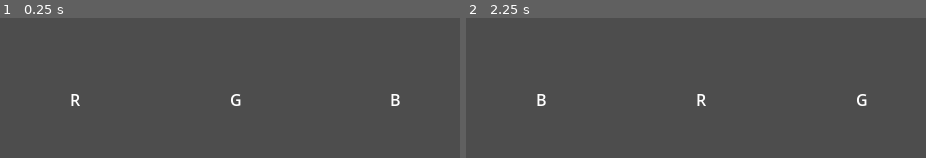
Above: before the commit, frames 1-2 (left to right).
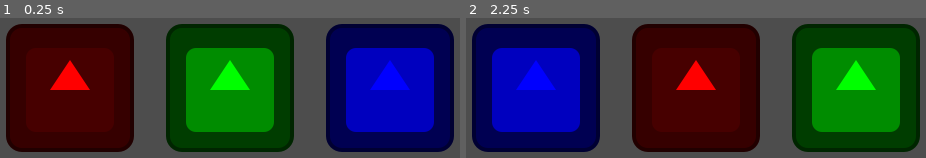
Above: after the commit, the same moments.

Repository: akartikus/rgb-2b
Game: Godot game, scene res://scene/ribbon.tscn
The game is run twice, just before and just after one commit, with the same random seed, the same clock (stepped at 60 frames per second) and the same inputs. The project has no main scene, so this scene is started directly. The engine's default icon, where the game draws it, is replaced by a stand-in: a white triangle on a blue panel in a dark square.
Inputs:
- Up to frame 1 (0.25 s): no input
- Up to frame 2 (2.25 s): tap Enter at 0.5, 2 s; hold Right (ui_right) 0.53-1.28 s; tap Space at 1.25 s; hold Left (ui_left) 1.28-2.03 s; hold Right (ui_right) from 2.03 s (still down)

The runs differ from the first frame. In frame 1, 75% of the frame differs, in the area x 1-99%, y 4-96%; in frame 2, 75%.

Commit message:
Color dots on ribbon

Diff:
--- a/project.godot
+++ b/project.godot
@@ -7,6 +7,16 @@
 ;   param=value ; assign values to parameters
 
 config_version=5
+
+_global_script_classes=[{
+"base": "Area2D",
+"class": &"Dot",
+"language": &"GDScript",
+"path": "res://script/dot.gd"
+}]
+_global_script_class_icons={
+"Dot": ""
+}
 
 [application]
 
--- a/scene/dot.tscn
+++ b/scene/dot.tscn
@@ -1,11 +1,13 @@
-[gd_scene load_steps=3 format=3 uid="uid://cmnhufpi150fc"]
+[gd_scene load_steps=4 format=3 uid="uid://cmnhufpi150fc"]
 
+[ext_resource type="Script" path="res://script/dot.gd" id="1_d2ng2"]
 [ext_resource type="Texture2D" uid="uid://01hi418e0hnl" path="res://icon.svg" id="1_othn7"]
 
 [sub_resource type="RectangleShape2D" id="RectangleShape2D_4a1jy"]
 size = Vector2(129, 128)
 
 [node name="Dot" type="Area2D"]
+script = ExtResource("1_d2ng2")
 
 [node name="Sprite2D" type="Sprite2D" parent="."]
 texture = ExtResource("1_othn7")
--- a/scene/ribbon.tscn
+++ b/scene/ribbon.tscn
@@ -1,6 +1,7 @@
-[gd_scene load_steps=2 format=3 uid="uid://be2c5xy723fqr"]
+[gd_scene load_steps=3 format=3 uid="uid://be2c5xy723fqr"]
 
 [ext_resource type="Script" path="res://script/ribbon.gd" id="1_jg8fm"]
+[ext_resource type="PackedScene" uid="uid://cmnhufpi150fc" path="res://scene/dot.tscn" id="2_dane4"]
 
 [node name="ribbon" type="Node2D"]
 script = ExtResource("1_jg8fm")
@@ -13,6 +14,9 @@
 offset_bottom = 23.0
 text = "R"
 
+[node name="dot" parent="spawn1" instance=ExtResource("2_dane4")]
+modulate_color = Color(1, 0, 0, 1)
+
 [node name="spawn2" type="Node2D" parent="."]
 position = Vector2(251, 675)
 
@@ -22,6 +26,9 @@
 text = "G
 "
 
+[node name="dot" parent="spawn2" instance=ExtResource("2_dane4")]
+modulate_color = Color(0, 1, 0, 1)
+
 [node name="spawn3" type="Node2D" parent="."]
 position = Vector2(400, 672)
 
@@ -29,3 +36,6 @@
 offset_right = 40.0
 offset_bottom = 23.0
 text = "B"
+
+[node name="dot" parent="spawn3" instance=ExtResource("2_dane4")]
+modulate_color = Color(0, 0, 1, 1)
--- /dev/null
+++ b/script/dot.gd
@@ -0,0 +1,18 @@
+extends Area2D
+
+class_name Dot
+
+@export var modulate_color:Color
+var sprite: Sprite2D
+
+func _ready():
+	sprite = get_node("Sprite2D")
+	sprite.modulate = modulate_color
+
+func _process(delta):
+	pass
+
+
+func change_color(color: Color):
+	modulate_color = color
+	sprite.modulate = modulate_color
--- a/script/ribbon.gd
+++ b/script/ribbon.gd
@@ -1,33 +1,32 @@
 extends Node2D
 
-var WIDTH = 480
+const WIDTH = 480
 
-var list = ["R", "G", "B"]
-var spawn1 : Node2D
-var spawn2 : Node2D
-var spawn3 : Node2D
+var colors = [Color(1,0,0), Color(0,1,0), Color(0,0,1)]
+var spawns = []
 
 func _ready():
-	spawn1 = get_node("spawn1")
-	spawn2 = get_node("spawn2")
-	spawn3 = get_node("spawn3")
+	spawns.append(get_node("spawn1"))
+	spawns.append(get_node("spawn2"))
+	spawns.append(get_node("spawn3"))
 
-	var margin = WIDTH/6
-	spawn1.set_position(Vector2(WIDTH/3 - margin, 650))
-	spawn2.set_position(Vector2((WIDTH/3)*2 - margin, 650))
-	spawn3.set_position(Vector2(WIDTH - margin, 650))
+	init_spwans()
 
 func _process(delta):
 	if Input.is_action_just_pressed("ui_left"):
-		var popped = list.pop_front()
-		list.push_back(popped)
+		var popped = colors.pop_front()
+		colors.push_back(popped)
 		update()
 	elif Input.is_action_just_pressed("ui_right"):
-		var popped = list.pop_back()
-		list.push_front(popped)
+		var popped = colors.pop_back()
+		colors.push_front(popped)
 		update()
 
 func update():
-	spawn1.get_node("Label").text = list[0]
-	spawn2.get_node("Label").text = list[1]
-	spawn3.get_node("Label").text = list[2]
+	for i in range(spawns.size()):
+		spawns[i].get_node("dot").change_color(colors[i])
+
+func init_spwans():
+	var margin = WIDTH/6
+	for i in range(spawns.size()):
+		spawns[i].set_position(Vector2((WIDTH/3) * (i + 1) - margin, 650))
